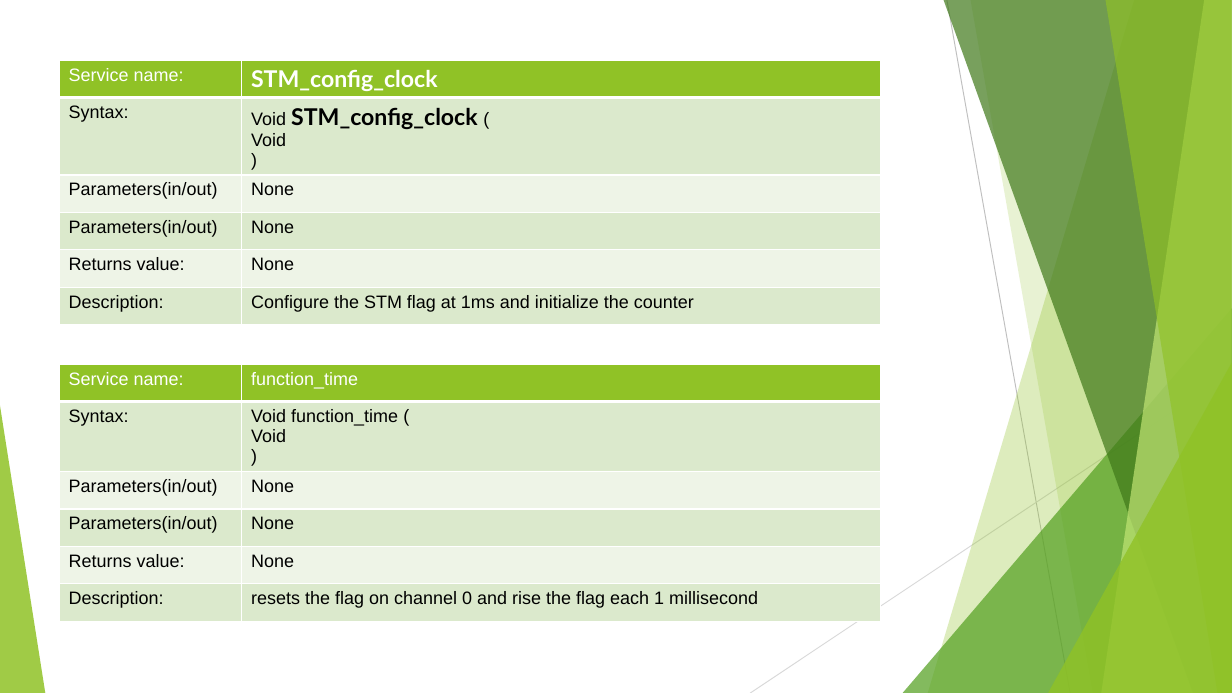
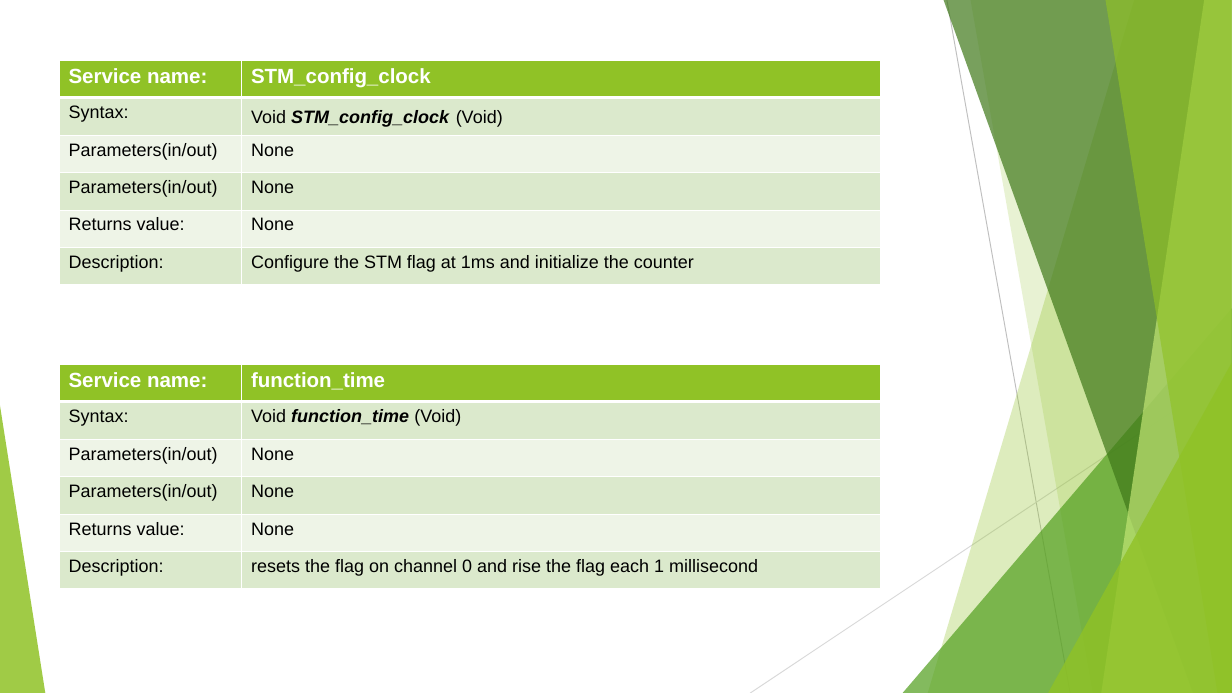
Before and after one commit to DavidDiaz0099/scheduler, a slide deck: slide 17 of Scheduler Module.pptx (slide 16 before the commit). Drawn at 1232x693 pixels with LibreOffice and Linux fonts; fonts in the diff are those of the drawing. Boxes give left, top, right and bottom in pixels: in the first picture for what was removed or moved away, otherwise in the second. Text is boxed around its words. In the diff, an @@ line names an element or a change of style, - is before the commit and + after.

```diff
--- a/Scheduler Module.pptx
+++ b/Scheduler Module.pptx
@@ table at box(59, 60, 881, 285) @@
-row 2, column 2: Void STM_config_clock ( / Void / )
+row 2, column 2: Void STM_config_clock (Void)
@@ size 14 to 16 pt, bold on in "Service name:" @@
@@ size 18 to 16 pt, font Lato to Arial in "STM_config_clock" @@
@@ table at box(59, 364, 881, 589) @@
-row 2, column 2: Void function_time ( / Void / )
+row 2, column 2: Void function_time (Void)
@@ size 14 to 16 pt, bold on in "Service name:", "function_time" @@
```
Also in this commit, not shown: 5 other slides changed, 7 slides added, 1 other file.
